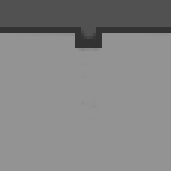
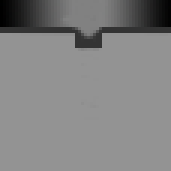
Layers edited between the first and the second 171x171 image:
painted on "Rectangle 7" over 0, 0, 171, 39
removed layer "Rectangle 6" over 96, 27, 102, 33
removed layer "Rectangle 5" over 75, 27, 81, 36
removed layer "Rectangle 2" over 75, 0, 102, 39
removed layer "Rectangle 4" over 99, 27, 102, 33
removed layer "Rectangle 3" over 72, 27, 78, 30
removed layer "Rectangle 1" over 0, 0, 171, 33
removed layer "Layer 1" over 0, 0, 171, 39
